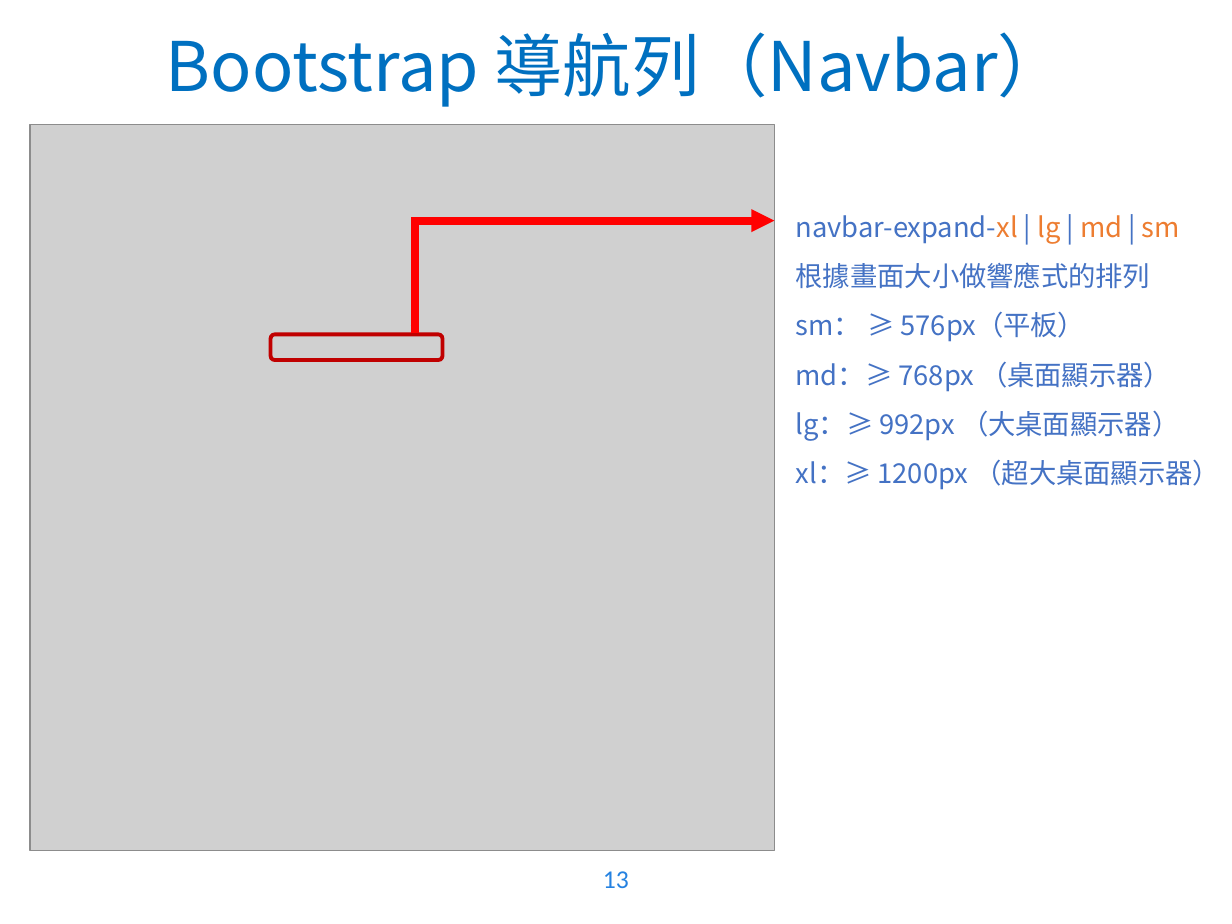
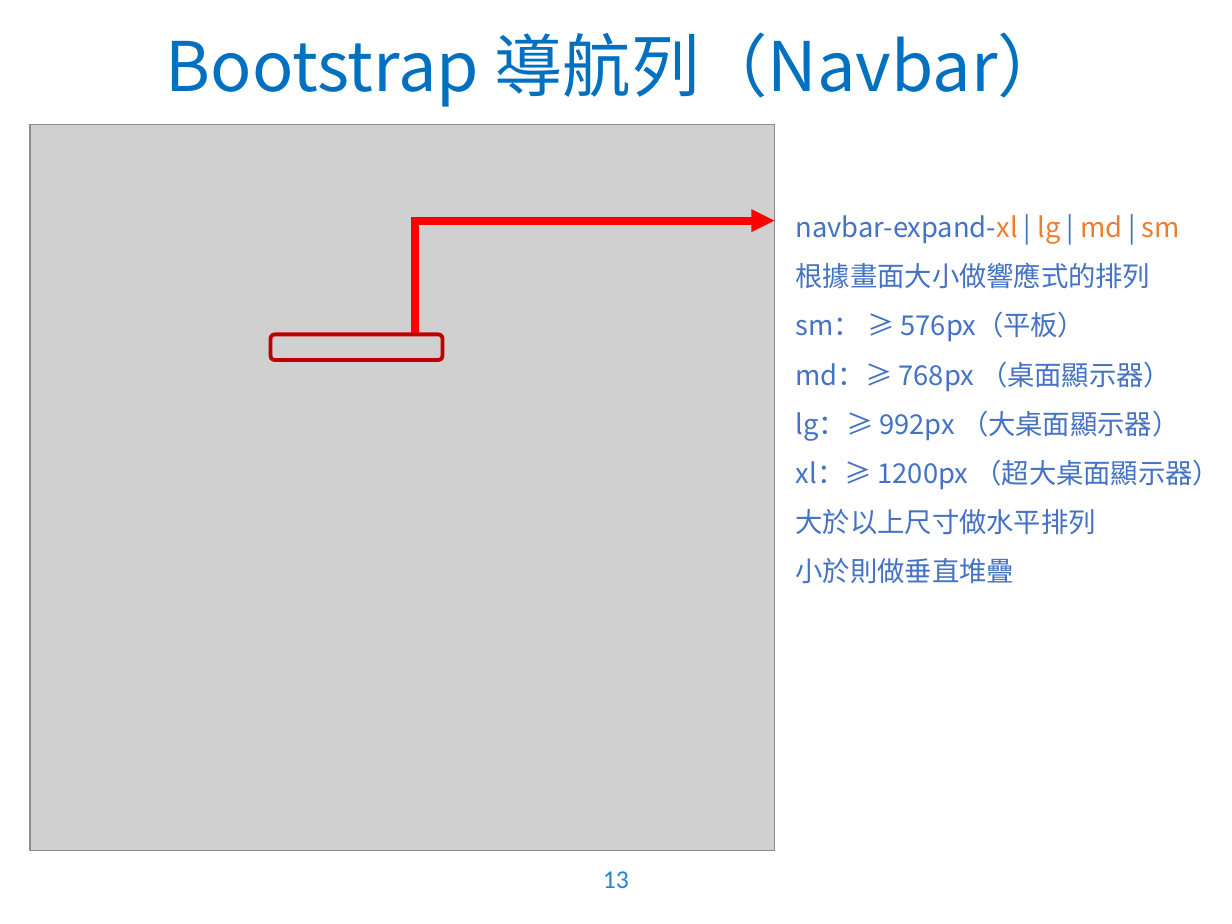
Before and after one commit to WaRTanKE7/WebClubData, a slide deck: slide 13 of 教學簡報/Bootstrap 4.pptx. Drawn at 1232x924 pixels with LibreOffice and Linux fonts; fonts in the diff are those of the drawing; grey boxes stand for pictures; background and template pictures are left out. Boxes give left, top, right and bottom in pixels: in the first picture for what was removed or moved away, otherwise in the second. Text is boxed around its words. In the diff, an @@ line names an element or a change of style, - is before the commit and + after.

```diff
--- a/教學簡報/Bootstrap 4.pptx
+++ b/教學簡報/Bootstrap 4.pptx
@@ text at <box>796,459,1220,584</box>: text changed @@
-xl：≥ 1200px （超大桌面顯示器）
+xl：≥ 1200px （超大桌面顯示器）
+大於以上尺寸做水平排列
+小於則做垂直堆疊
```
Also in this commit, not shown: 1 other slide changed.
